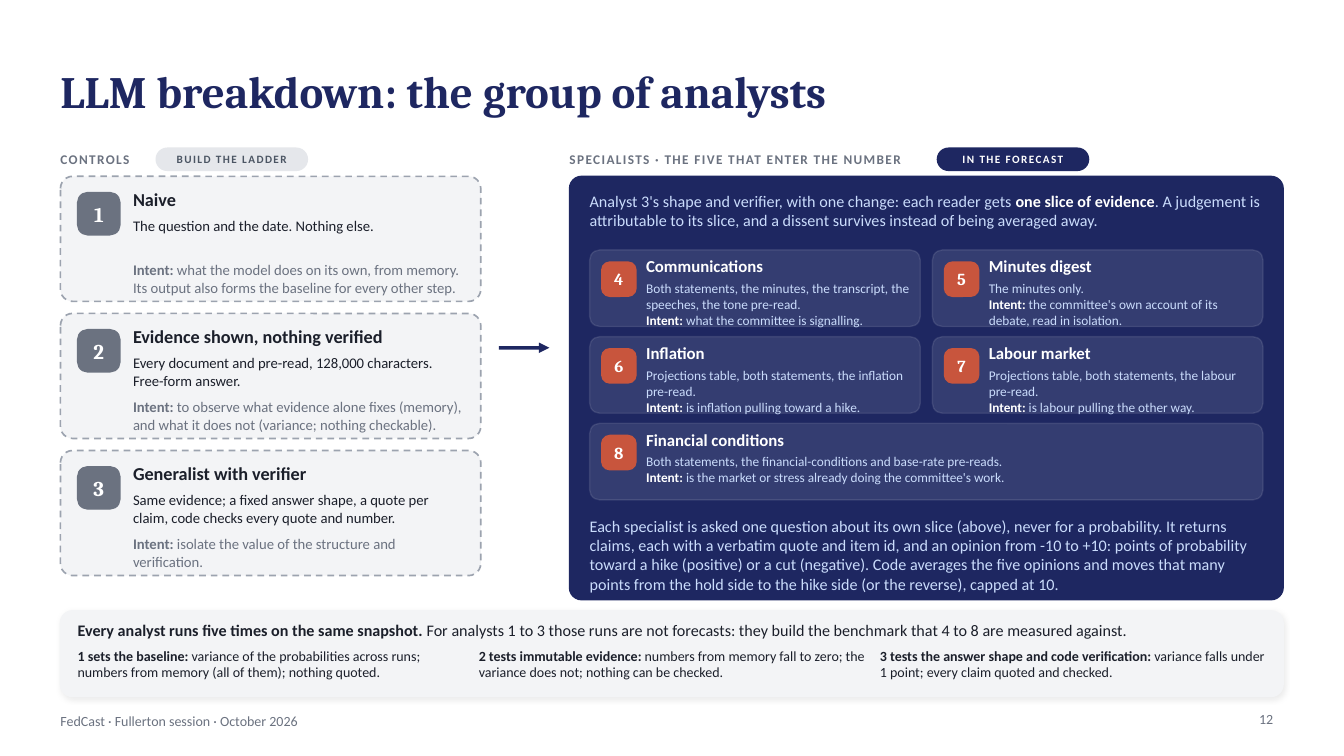
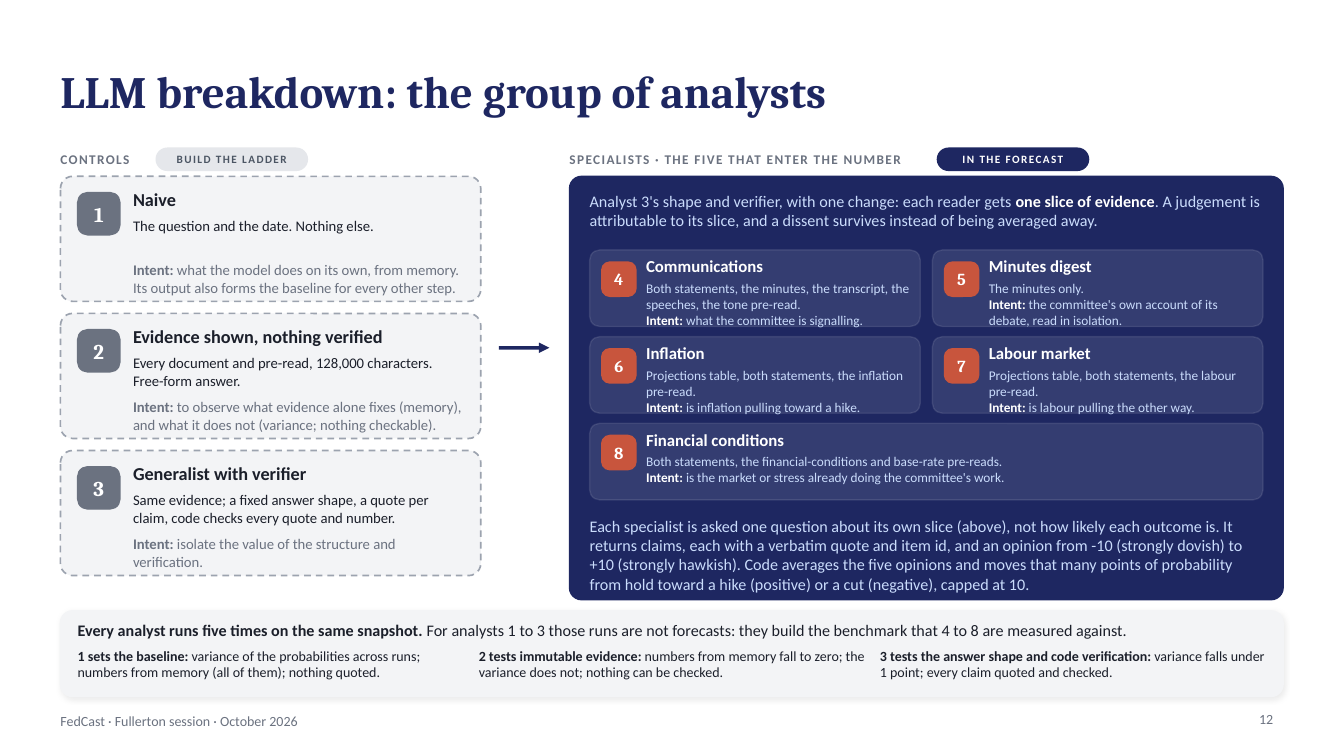
Before and after one commit to kmt112/fed-forecast, a slide deck: slide 12 of docs/FedCast_Fullerton.pptx. Drawn at 1344x756 pixels with LibreOffice and Linux fonts; fonts in the diff are those of the drawing. Boxes give left, top, right and bottom in pixels: in the first picture for what was removed or moved away, otherwise in the second. Text is boxed around its words. In the diff, an @@ line names an element or a change of style, - is before the commit and + after.

```diff
--- a/docs/FedCast_Fullerton.pptx
+++ b/docs/FedCast_Fullerton.pptx
@@ text at [590, 520, 1243, 593]: text changed @@
-Each specialist is asked one question about its own slice (above), never for a probability. It returns claims, each with a verbatim quote and item id, and an opinion from -10 to +10: points of probability toward a hike (positive) or a cut (negative). Code averages the five opinions and moves that many points from the hold side to the hike side (or the reverse), capped at 10.
+Each specialist is asked one question about its own slice (above), not how likely each outcome is. It returns claims, each with a verbatim quote and item id, and an opinion from -10 (strongly dovish) to +10 (strongly hawkish). Code averages the five opinions and moves that many points of probability from hold toward a hike (positive) or a cut (negative), capped at 10.
```
Also in this commit, not shown: 3 other slides changed, 2 other files.
